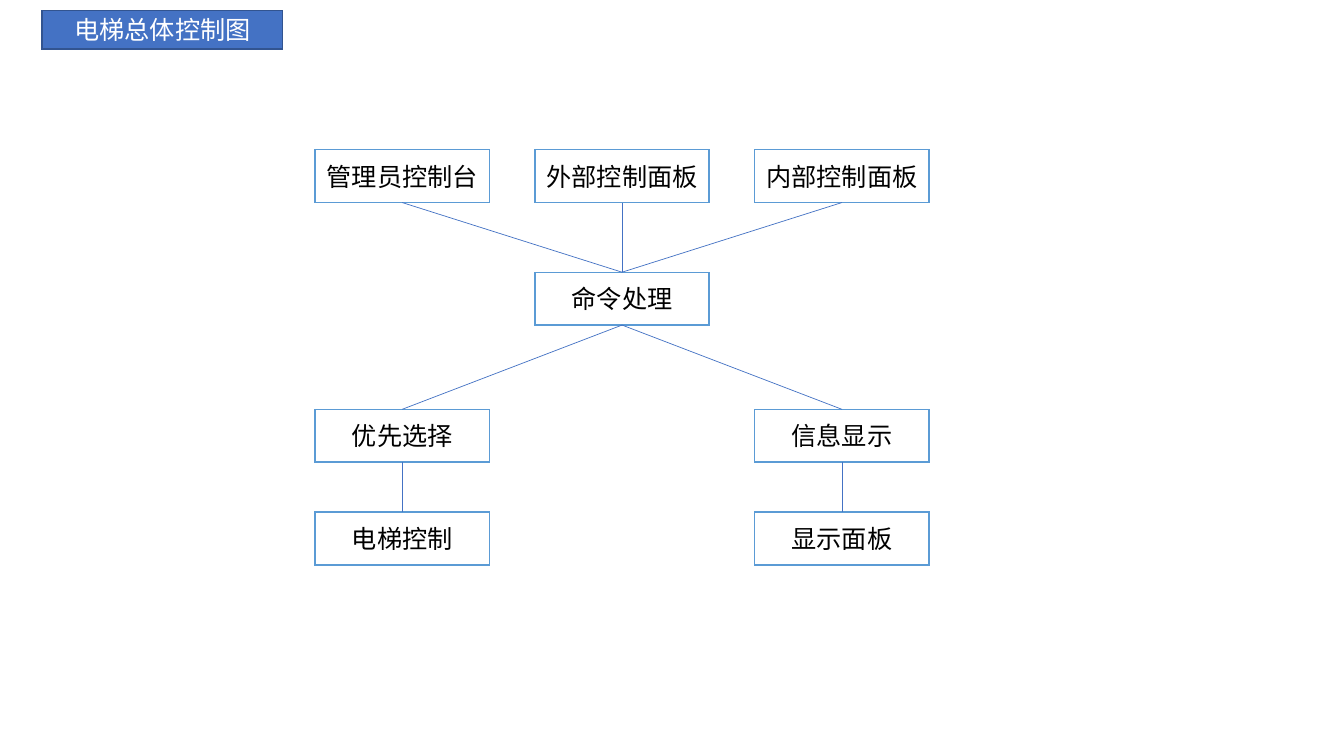
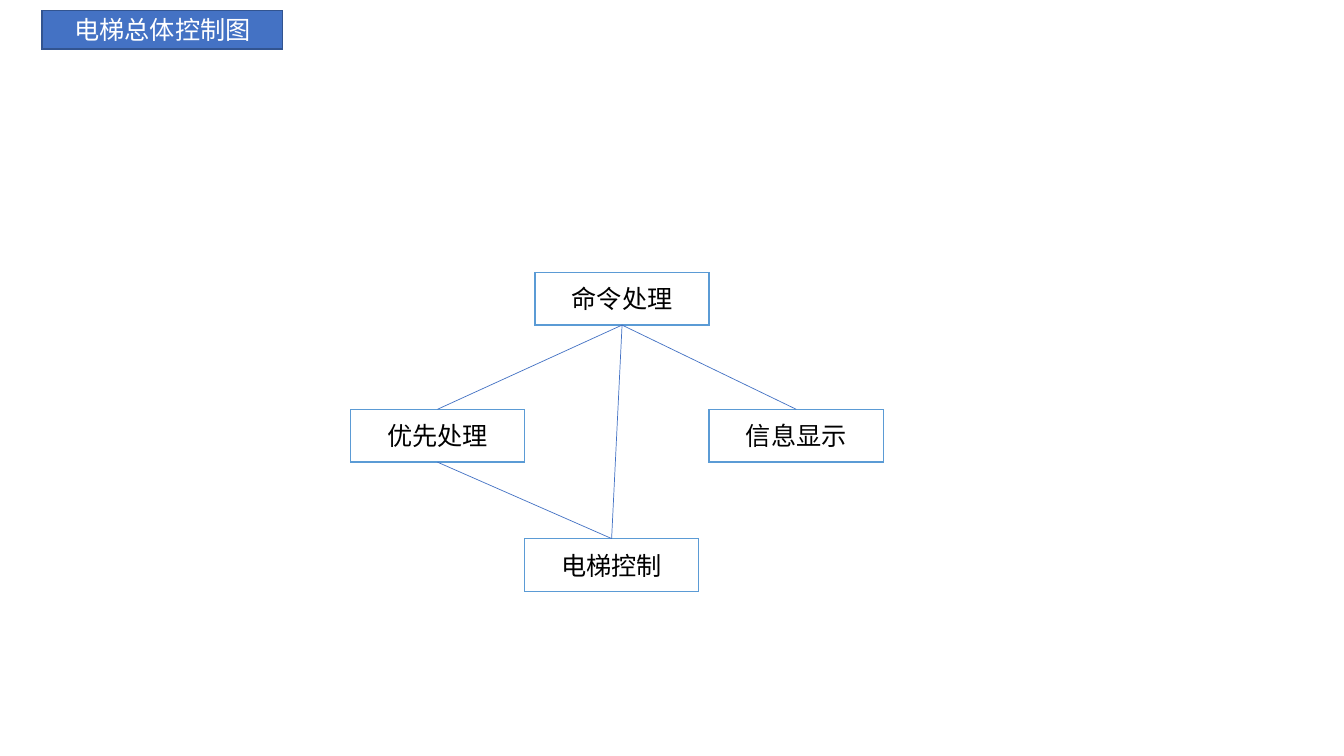
Before and after one commit to wygbuaa/Team1, a slide deck: slide 5 of 设计文档图.pptx (slide 9 before the commit). Drawn at 1344x756 pixels with LibreOffice and Linux fonts; fonts in the diff are those of the drawing. Boxes give left, top, right and bottom in pixels: in the first picture for what was removed or moved away, otherwise in the second. Text is boxed around its words. In the diff, an @@ line names an element or a change of style, - is before the commit and + after.

```diff
--- a/设计文档图.pptx
+++ b/设计文档图.pptx
@@ rectangle removed at bbox=[316, 150, 490, 203] @@
-管理员控制台
@@ rectangle removed at bbox=[535, 150, 710, 203] @@
-外部控制面板
@@ rectangle removed at bbox=[755, 150, 930, 203] @@
-内部控制面板
@@ line removed from (402, 203) to (622, 272) @@
@@ line removed from (622, 203) to (622, 272) @@
@@ line removed from (842, 203) to (622, 272) @@
@@ line moved from (622, 325) - (402, 409) to (622, 325) - (438, 409) @@
@@ line added from (622, 325) to (612, 538), #4472C4 0.5 pt @@
@@ line moved from (622, 325) - (842, 409) to (622, 325) - (797, 409) @@
@@ rectangle "优先处理": place and size @@
-rectangle "优先处理" at bbox=[316, 409, 490, 462]
+rectangle "优先处理" at bbox=[351, 409, 525, 462]
@@ rectangle "信息显示": place and size @@
-rectangle "信息显示" at bbox=[755, 409, 930, 462]
+rectangle "信息显示" at bbox=[710, 409, 884, 462]
@@ text in rectangle at bbox=[387, 423, 488, 447]: text changed @@
-优先选择
+优先处理
@@ line moved from (402, 512) - (402, 462) to (612, 538) - (438, 462) @@
@@ line removed from (842, 462) to (842, 512) @@
@@ rectangle "电梯控制": place and size @@
-rectangle "电梯控制" at bbox=[316, 512, 490, 565]
+rectangle "电梯控制" at bbox=[524, 538, 699, 591]
@@ rectangle removed at bbox=[755, 512, 930, 565] @@
-显示面板
```
Also in this commit, not shown: 5 other slides changed, 4 slides added, 2 other files.
